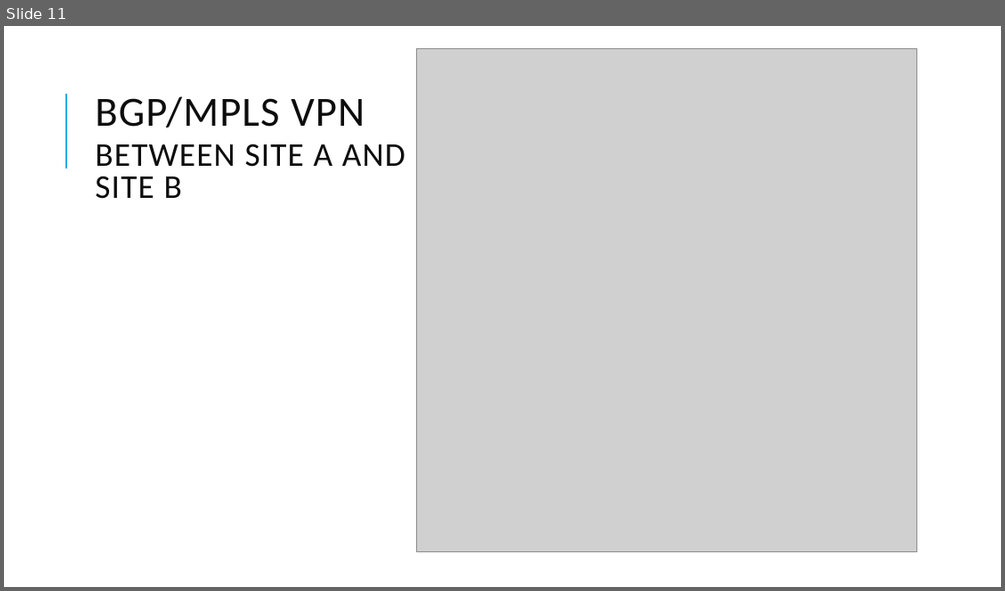
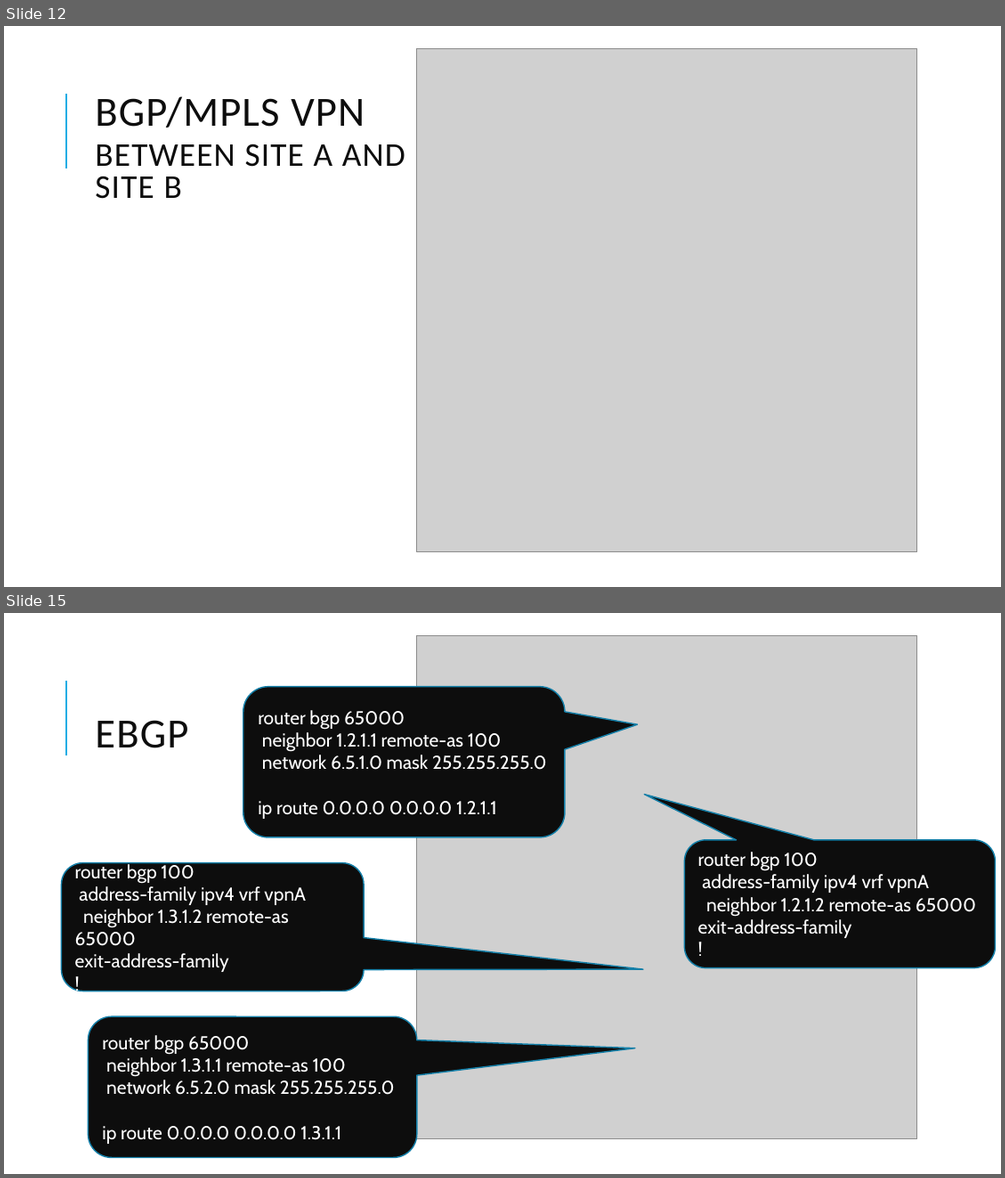
Before and after one commit to BSc-MSc-Projects/NSD-VPNs, a slide deck: NSD presentation_GIAN.pptx. Shown one above the other, each under a label of ours: slide 11 before the commit, slides 12 and 15 after it; the slides between them are not shown. The pictures are 1005x591 and 1005x1178 pixels, drawn with LibreOffice and Linux fonts; fonts in the diff are those of the drawing; grey boxes stand for pictures. Boxes give left, top, right and bottom in pixels: in the first picture for what was removed or moved away, otherwise in the second. Text is boxed around its words. In the diff, an @@ line names an element or a change of style, - is before the commit and + after.

```diff
--- a/NSD presentation_GIAN.pptx
+++ b/NSD presentation_GIAN.pptx
@@ slide 15 added at bbox=[4, 613, 1001, 1174], background #FFFFFF; not listed: 1 template element that a slide beside it also shows @@
@@ picture added at bbox=[417, 635, 917, 1139] @@
@@ rounded speech box added at bbox=[243, 686, 565, 837], fill #0D0D0D, outline #1580A9 1.25 pt, 18 pt, text #FFFFFF @@
+router bgp 65000
+neighbor 1.2.1.1 remote-as 100
+network 6.5.1.0 mask 255.255.255.0
+ip route 0.0.0.0 0.0.0.0 1.2.1.1
@@ text added at bbox=[95, 720, 188, 748], 40 pt, text #0D0D0D @@
+EBGP
@@ rounded speech box added at bbox=[685, 840, 995, 967], fill #0D0D0D, outline #1580A9 1.25 pt, 18 pt, text #FFFFFF @@
+router bgp 100
+address-family ipv4 vrf vpnA
+neighbor 1.2.1.2 remote-as 65000
+exit-address-family
+!
@@ rounded speech box added at bbox=[62, 863, 364, 990], fill #0D0D0D, outline #1580A9 1.25 pt, 18 pt, text #FFFFFF @@
+router bgp 100
+address-family ipv4 vrf vpnA
+neighbor 1.3.1.2 remote-as 65000
+exit-address-family
+!
@@ rounded speech box added at bbox=[88, 1017, 417, 1158], fill #0D0D0D, outline #1580A9 1.25 pt, 18 pt, text #FFFFFF @@
+router bgp 65000
+neighbor 1.3.1.1 remote-as 100
+network 6.5.2.0 mask 255.255.255.0
+ip route 0.0.0.0 0.0.0.0 1.3.1.1
@@ what was slide 11 is now slide 12 @@
```
Also in this commit, not shown: 4 slides changed, 4 other slides added, 1 slide removed, 2 other files.
